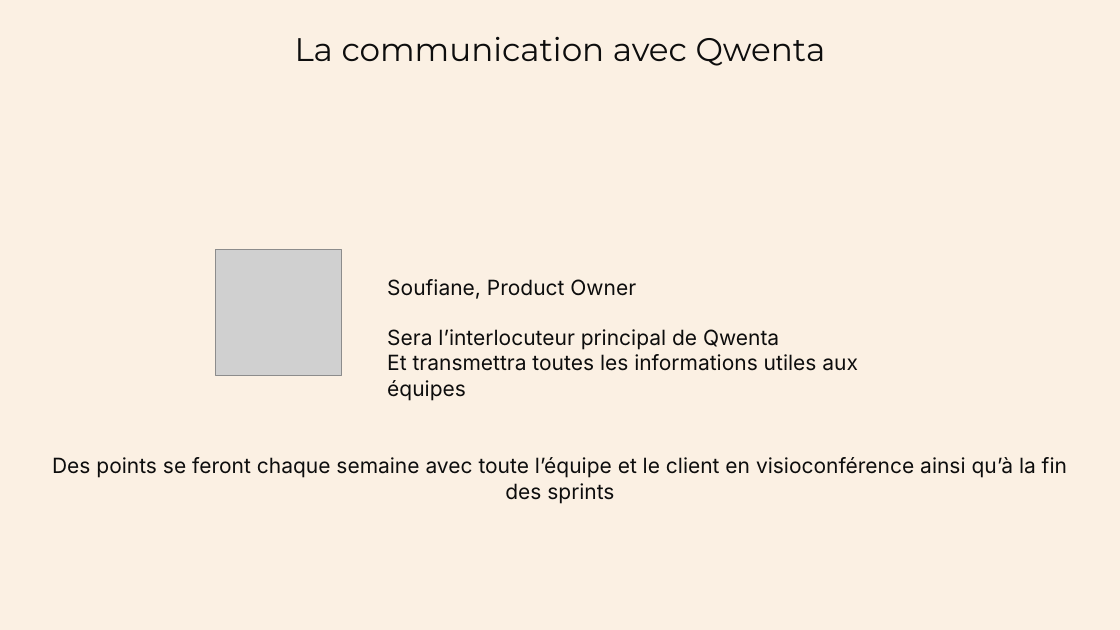
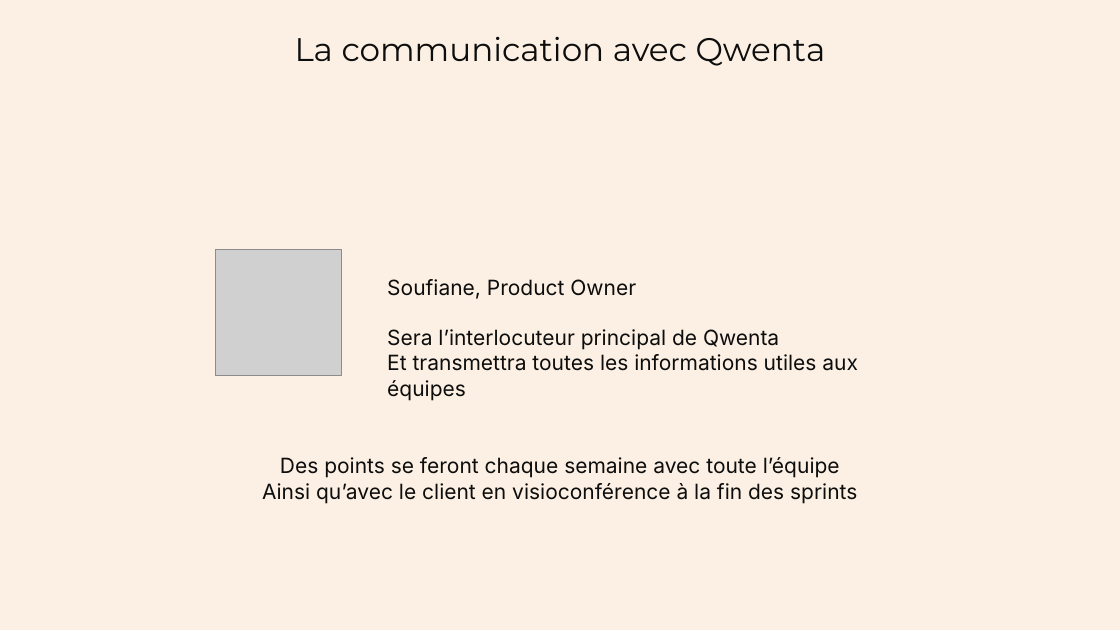
Before and after one commit to Arnaud-B-OC/oc-p4, a slide deck: slide 14 of Présentation - Solution Technique.pptx. Drawn at 1120x630 pixels with LibreOffice and Linux fonts; fonts in the diff are those of the drawing; grey boxes stand for pictures. Boxes give left, top, right and bottom in pixels: in the first picture for what was removed or moved away, otherwise in the second. Text is boxed around its words. In the diff, an @@ line names an element or a change of style, - is before the commit and + after.

Commit message:
feat(update): tech presentation

```diff
--- a/Présentation - Solution Technique.pptx
+++ b/Présentation - Solution Technique.pptx
@@ text at (262, 457, 857, 504): text changed @@
-Des points se feront chaque semaine avec toute l’équipe et le client en visioconférence ainsi qu’à la fin des sprints
+Des points se feront chaque semaine avec toute l’équipe
+Ainsi qu’avec le client en visioconférence à la fin des sprints
```
